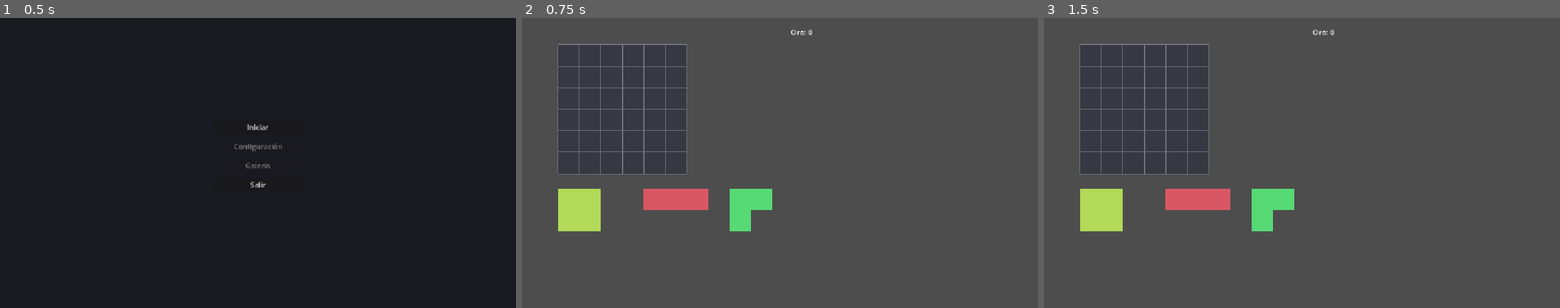
Above: before the commit, frames 1-3 (left to right).
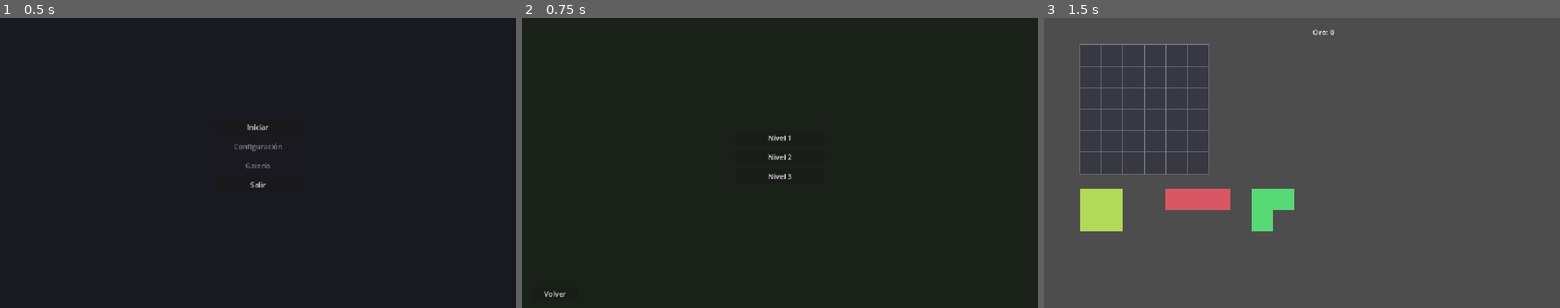
Above: after the commit, the same moments.

Repository: MauricioRodCar/InventoryDefense
Game: Godot game, scene res://scenes/menu/MainMenu.tscn
Two runs of this game, one before a commit and one after it. Both use one fixed random seed, a clock stepped at 60 frames per second and the inputs below.
Inputs (mouse positions are in pixels of both pictures, inside the frame that each line leads up to):
- Up to frame 1 (0.5 s): no input
- Up to frame 2 (0.75 s): click "Iniciar" at 0.5 s
- Up to frame 3 (1.5 s): click (1302, 136) at 1.25 s, where only the run after the commit has a clickable "Nivel 1"

Frame 1 is identical in both runs. In frame 2, 100% of the frame differs, in the area x 0-100%, y 0-100%; in frame 3, nothing differs.

Commit message:
feat(overworld): agregar pantalla de overworld como paso intermedio
Reemplaza el salto directo de MainMenu al gameplay por un esqueleto de
navegacion (Menu -> Overworld -> Batalla -> volver al Overworld): tres
nodos de nivel identicos que llevan al mismo sandbox de siempre (todavia
sin contenido por nivel, fase 2 del roadmap) y un boton de volver. main.gd
gana _all_waves_finished y un gatillo de ui_cancel para regresar al
overworld una vez agotado el _wave_schedule de sandbox.

Diff:
--- a/Scripts/Main/main.gd
+++ b/Scripts/Main/main.gd
@@ -54,6 +54,7 @@
 var _rng: RandomNumberGenerator
 var _draft: Draft
 var _ready_for_next_wave: bool = true
+var _all_waves_finished: bool = false
 
 func _ready() -> void:
 	_grid = InventoryGrid.new(6, 6)
@@ -95,6 +96,8 @@
 	if event.is_action_pressed("ui_accept") and _ready_for_next_wave and _current_wave_index < _wave_schedule.size():
 		_ready_for_next_wave = false
 		_battle_runner.start(_grid, _combat_path, _defender_catalog, _wave_schedule[_current_wave_index])
+	if event.is_action_pressed("ui_cancel") and _all_waves_finished:
+		get_tree().change_scene_to_file("res://scenes/overworld/Overworld.tscn")
 
 ## Reacciona únicamente a la transición a FINISHED: avanza el índice de wave
 ## y, si todavía queda alguna wave siguiente, arma un draft nuevo y lo entrega
@@ -105,6 +108,7 @@
 		return
 	_current_wave_index += 1
 	if _current_wave_index >= _wave_schedule.size():
+		_all_waves_finished = true
 		return
 	_draft = Draft.new(_draft_pool, _rng, REROLL_COST)
 	_draft.option_chosen.connect(_on_draft_option_chosen)
--- a/Scripts/Menu/main_menu.gd
+++ b/Scripts/Menu/main_menu.gd
@@ -14,7 +14,7 @@
 	_exit_button.pressed.connect(_on_exit_pressed)
 
 func _on_start_pressed() -> void:
-	get_tree().change_scene_to_file("res://scenes/main/main.tscn")
+	get_tree().change_scene_to_file("res://scenes/overworld/Overworld.tscn")
 
 func _on_exit_pressed() -> void:
 	get_tree().quit()
--- /dev/null
+++ b/Scripts/Overworld/overworld.gd
@@ -0,0 +1,25 @@
+extends Control
+## Composition root de la pantalla de overworld. No conoce nada del dominio
+## del juego (InventoryGrid, CombatSimulation, etc.) ni de
+## Scripts/Main/main.gd: solo sabe que existe un archivo de escena de
+## gameplay al que navegar y uno de menú al que volver. Los tres botones de
+## nivel son idénticos a propósito: esta fase solo prueba el flujo de
+## escenas (Menú → Overworld → Batalla → volver al Overworld), todavía sin
+## contenido propio por nivel ni noción de nivel bloqueado/desbloqueado.
+
+@onready var _level_1_button: Button = $VBoxContainer/Level1Button
+@onready var _level_2_button: Button = $VBoxContainer/Level2Button
+@onready var _level_3_button: Button = $VBoxContainer/Level3Button
+@onready var _back_button: Button = $BackButton
+
+func _ready() -> void:
+	_level_1_button.pressed.connect(_on_level_pressed)
+	_level_2_button.pressed.connect(_on_level_pressed)
+	_level_3_button.pressed.connect(_on_level_pressed)
+	_back_button.pressed.connect(_on_back_pressed)
+
+func _on_level_pressed() -> void:
+	get_tree().change_scene_to_file("res://scenes/main/main.tscn")
+
+func _on_back_pressed() -> void:
+	get_tree().change_scene_to_file("res://scenes/menu/MainMenu.tscn")
--- /dev/null
+++ b/scenes/overworld/Overworld.tscn
@@ -0,0 +1,60 @@
+[gd_scene load_steps=2 format=3]
+
+[ext_resource type="Script" path="res://Scripts/Overworld/overworld.gd" id="1"]
+
+[node name="Overworld" type="Control"]
+layout_mode = 1
+anchors_preset = 15
+anchor_right = 1.0
+anchor_bottom = 1.0
+grow_horizontal = 2
+grow_vertical = 2
+script = ExtResource("1")
+
+[node name="Background" type="ColorRect" parent="."]
+layout_mode = 1
+anchors_preset = 15
+anchor_right = 1.0
+anchor_bottom = 1.0
+grow_horizontal = 2
+grow_vertical = 2
+color = Color(0.1, 0.13, 0.1, 1)
+
+[node name="VBoxContainer" type="VBoxContainer" parent="."]
+layout_mode = 1
+anchors_preset = 8
+anchor_left = 0.5
+anchor_top = 0.5
+anchor_right = 0.5
+anchor_bottom = 0.5
+offset_left = -100.0
+offset_top = -72.0
+offset_right = 100.0
+offset_bottom = 72.0
+grow_horizontal = 2
+grow_vertical = 2
+theme_override_constants/separation = 12
+
+[node name="Level1Button" type="Button" parent="VBoxContainer"]
+layout_mode = 2
+text = "Nivel 1"
+
+[node name="Level2Button" type="Button" parent="VBoxContainer"]
+layout_mode = 2
+text = "Nivel 2"
+
+[node name="Level3Button" type="Button" parent="VBoxContainer"]
+layout_mode = 2
+text = "Nivel 3"
+
+[node name="BackButton" type="Button" parent="."]
+layout_mode = 1
+anchors_preset = 2
+anchor_top = 1.0
+anchor_bottom = 1.0
+offset_left = 24.0
+offset_top = -48.0
+offset_right = 124.0
+offset_bottom = -16.0
+grow_vertical = 0
+text = "Volver"
Not shown, added: Scripts/Overworld/overworld.gd.uid
Not shown, changed: README.md
